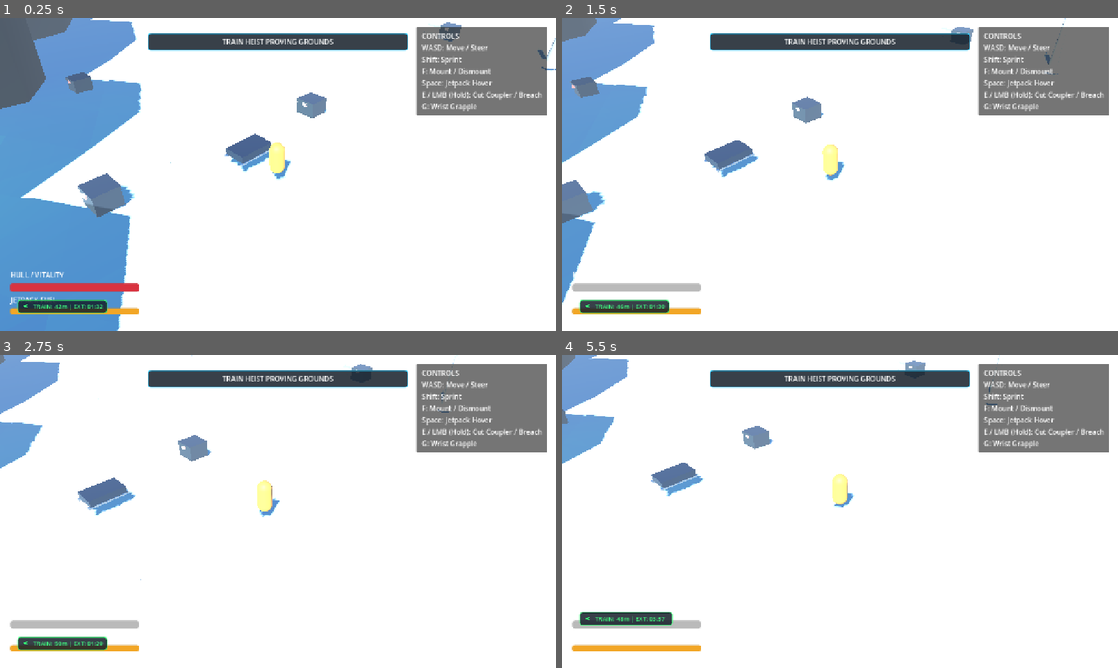
Above: before the commit, frames 1-4 (two rows, left to right).
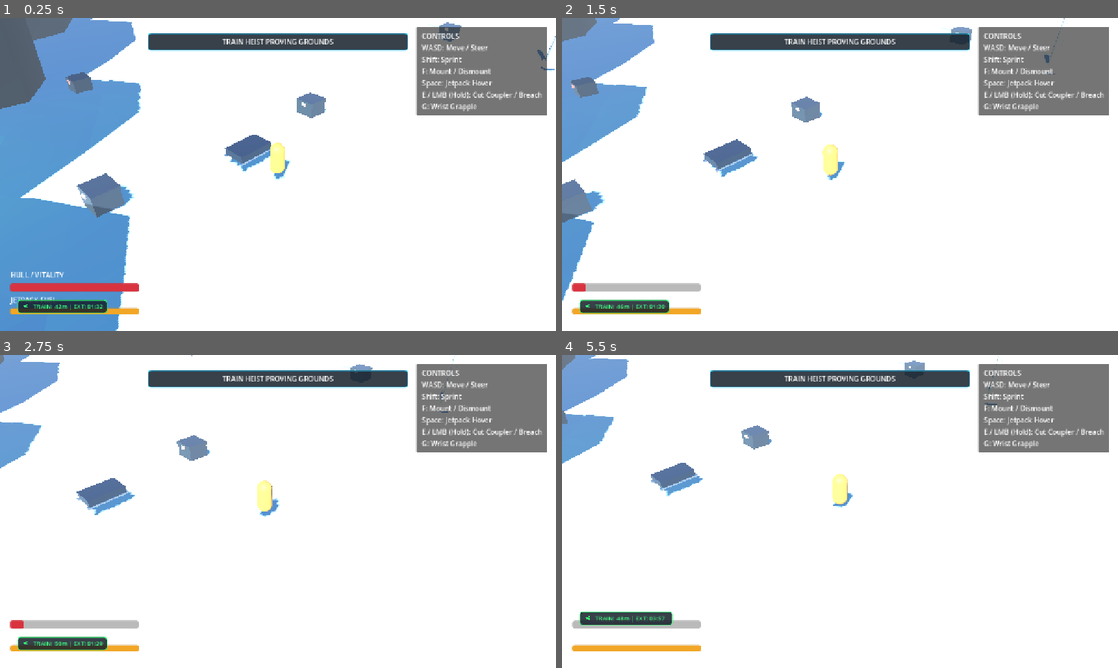
Above: after the commit, the same moments.

Repository: mcintalmo/drift
Game: Godot game, scene res://scenes/world/ActiveTrainHeistSector.tscn
The game is run twice, just before and just after one commit, with the same random seed, the same clock (stepped at 60 frames per second) and the same inputs. This scene is started directly instead of the project's main scene.
Inputs (mouse positions are in pixels of both pictures, inside the frame that each line leads up to):
- Up to frame 1 (0.25 s): no input
- Up to frame 2 (1.5 s): tap Enter (ui_accept) at 0.5, 0.77 s; move the mouse to (962, 158) at 0.52 s; hold D (steer_right) 0.53-1.25 s; hold E (pilot_interact) 0.53-1.25 s; click (962, 158) at 0.8 s; drag from (728, 190) to (812, 237) at 1.27 s
- Up to frame 3 (2.75 s): move the mouse to (333, 442) at 2.02 s; hold D (steer_right) from 2.03 s (still down); hold F (pilot_mount_dismount) from 2.03 s (still down); tap E (pilot_interact) at 2.3 s
- Up to frame 4 (5.5 s): release D (steer_right) at 2.75 s; release F (pilot_mount_dismount) at 2.75 s; drag from (812, 574) to (673, 464) at 2.77 s; move the mouse to (1006, 558) at 3.52 s; press the mouse at (1006, 558) at 3.53 s; hold Q (pilot_lean_left) 3.53-4.25 s; tap Enter (ui_accept) at 3.77, 4.25, 5 s; tap F (pilot_mount_dismount) at 3.8 s; release the mouse at (1006, 558) at 4.25 s; drag from (673, 464) to (756, 433) at 4.27 s; move the mouse to (867, 511) at 5.02 s; press the mouse at (867, 511) at 5.03 s; hold S (brake_reverse) from 5.03 s (still down); tap G (pilot_wrist_grapple) at 5.1 s

The runs differ from the first frame. In frame 1, 0.5% of the frame differs, in the area x 3-100%, y 0-100%; in frame 2, 0.6%, in the area x 0-91%, y 0-92%; in frame 3, 0.3%; in frame 4, 0.4%.

Commit message:
Create hollow boxcars with sliding doors and hold-to-interact looting/unlocking

Diff:
--- a/scenes/containers/GroundCrate.tscn
+++ b/scenes/containers/GroundCrate.tscn
@@ -31,7 +31,7 @@
 material = SubResource("StandardMaterial3D_lock_red")
 size = Vector3(0.3, 0.2, 0.15)
 
-[node name="GroundCrate" type="StaticBody3D"]
+[node name="GroundCrate" type="StaticBody3D" groups=["loot_crates"]]
 collision_layer = 1
 collision_mask = 6
 script = ExtResource("1_crate")
--- a/scenes/entities/train/ArmoredBoxcar.tscn
+++ b/scenes/entities/train/ArmoredBoxcar.tscn
@@ -6,31 +6,69 @@
 [ext_resource type="Script" path="res://scripts/components/grapple_anchor_component.gd" id="4_anchor"]
 [ext_resource type="PackedScene" path="res://scenes/containers/GroundCrate.tscn" id="5_crate"]
 
-[sub_resource type="BoxShape3D" id="BoxShape3D_body"]
-size = Vector3(4.2, 4.4, 9.8)
-
-[sub_resource type="StandardMaterial3D" id="StandardMaterial3D_rust"]
-albedo_color = Color(0.48, 0.26, 0.18, 1)
-metallic = 0.55
-roughness = 0.7
-
-[sub_resource type="BoxMesh" id="BoxMesh_body"]
-material = SubResource("StandardMaterial3D_rust")
-size = Vector3(4.0, 3.8, 9.8)
+[sub_resource type="BoxShape3D" id="BoxShape3D_floor"]
+size = Vector3(4.2, 0.4, 9.8)
+
+[sub_resource type="BoxShape3D" id="BoxShape3D_roof"]
+size = Vector3(4.2, 0.4, 9.8)
+
+[sub_resource type="BoxShape3D" id="BoxShape3D_end_wall"]
+size = Vector3(4.2, 3.8, 0.4)
+
+[sub_resource type="BoxShape3D" id="BoxShape3D_right_wall"]
+size = Vector3(0.3, 3.8, 9.8)
+
+[sub_resource type="BoxShape3D" id="BoxShape3D_door_flank"]
+size = Vector3(0.3, 3.8, 3.2)
+
+[sub_resource type="BoxShape3D" id="BoxShape3D_lintel"]
+size = Vector3(0.3, 0.6, 3.4)
+
+[sub_resource type="BoxShape3D" id="BoxShape3D_door_leaf"]
+size = Vector3(0.3, 3.2, 3.4)
+
+[sub_resource type="StandardMaterial3D" id="StandardMaterial3D_hull"]
+albedo_color = Color(0.44, 0.24, 0.16, 1)
+metallic = 0.6
+roughness = 0.65
+
+[sub_resource type="BoxMesh" id="BoxMesh_floor"]
+material = SubResource("StandardMaterial3D_hull")
+size = Vector3(4.0, 0.3, 9.8)
+
+[sub_resource type="BoxMesh" id="BoxMesh_roof"]
+material = SubResource("StandardMaterial3D_hull")
+size = Vector3(4.0, 0.3, 9.8)
+
+[sub_resource type="BoxMesh" id="BoxMesh_end_wall"]
+material = SubResource("StandardMaterial3D_hull")
+size = Vector3(4.0, 3.8, 0.3)
+
+[sub_resource type="BoxMesh" id="BoxMesh_right_wall"]
+material = SubResource("StandardMaterial3D_hull")
+size = Vector3(0.2, 3.8, 9.8)
+
+[sub_resource type="BoxMesh" id="BoxMesh_door_flank"]
+material = SubResource("StandardMaterial3D_hull")
+size = Vector3(0.2, 3.8, 3.2)
+
+[sub_resource type="BoxMesh" id="BoxMesh_lintel"]
+material = SubResource("StandardMaterial3D_hull")
+size = Vector3(0.2, 0.6, 3.4)
 
 [sub_resource type="StandardMaterial3D" id="StandardMaterial3D_door"]
-albedo_color = Color(0.32, 0.35, 0.38, 1)
-metallic = 0.8
-roughness = 0.45
+albedo_color = Color(0.28, 0.32, 0.36, 1)
+metallic = 0.85
+roughness = 0.4
 
 [sub_resource type="BoxMesh" id="BoxMesh_door"]
 material = SubResource("StandardMaterial3D_door")
-size = Vector3(0.18, 3.0, 3.2)
+size = Vector3(0.18, 3.2, 3.4)
 
 [sub_resource type="StandardMaterial3D" id="StandardMaterial3D_mag_lock"]
-albedo_color = Color(0.9, 0.2, 0.1, 1)
+albedo_color = Color(0.95, 0.2, 0.1, 1)
 emission_enabled = true
-emission = Color(1, 0.15, 0.1, 1)
+emission = Color(1, 0.2, 0.1, 1)
 emission_energy_multiplier = 4.0
 
 [sub_resource type="BoxMesh" id="BoxMesh_lock"]
@@ -38,7 +76,7 @@
 size = Vector3(0.4, 0.4, 0.4)
 
 [sub_resource type="BoxShape3D" id="BoxShape3D_lock_hurtbox"]
-size = Vector3(0.8, 0.8, 0.8)
+size = Vector3(0.9, 0.9, 0.9)
 
 [node name="ArmoredBoxcar" type="AnimatableBody3D" groups=["train_convoy"]]
 collision_layer = 1
@@ -48,34 +86,96 @@
 car_width_m = 4.0
 car_height_m = 4.4
 
-[node name="BoxcarCollision" type="CollisionShape3D" parent="."]
-transform = Transform3D(1, 0, 0, 0, 1, 0, 0, 0, 1, 0, 2.2, 0)
-shape = SubResource("BoxShape3D_body")
+[node name="FloorCollision" type="CollisionShape3D" parent="."]
+transform = Transform3D(1, 0, 0, 0, 1, 0, 0, 0, 1, 0, 0.2, 0)
+shape = SubResource("BoxShape3D_floor")
+
+[node name="RoofCollision" type="CollisionShape3D" parent="."]
+transform = Transform3D(1, 0, 0, 0, 1, 0, 0, 0, 1, 0, 4.25, 0)
+shape = SubResource("BoxShape3D_roof")
+
+[node name="FrontWallCollision" type="CollisionShape3D" parent="."]
+transform = Transform3D(1, 0, 0, 0, 1, 0, 0, 0, 1, 0, 2.2, -4.7)
+shape = SubResource("BoxShape3D_end_wall")
+
+[node name="RearWallCollision" type="CollisionShape3D" parent="."]
+transform = Transform3D(1, 0, 0, 0, 1, 0, 0, 0, 1, 0, 2.2, 4.7)
+shape = SubResource("BoxShape3D_end_wall")
+
+[node name="RightWallCollision" type="CollisionShape3D" parent="."]
+transform = Transform3D(1, 0, 0, 0, 1, 0, 0, 0, 1, 2.05, 2.2, 0)
+shape = SubResource("BoxShape3D_right_wall")
+
+[node name="LeftWallFrontCollision" type="CollisionShape3D" parent="."]
+transform = Transform3D(1, 0, 0, 0, 1, 0, 0, 0, 1, -2.05, 2.2, -3.2)
+shape = SubResource("BoxShape3D_door_flank")
+
+[node name="LeftWallRearCollision" type="CollisionShape3D" parent="."]
+transform = Transform3D(1, 0, 0, 0, 1, 0, 0, 0, 1, -2.05, 2.2, 3.2)
+shape = SubResource("BoxShape3D_door_flank")
+
+[node name="LeftLintelCollision" type="CollisionShape3D" parent="."]
+transform = Transform3D(1, 0, 0, 0, 1, 0, 0, 0, 1, -2.05, 3.8, 0)
+shape = SubResource("BoxShape3D_lintel")
+
+[node name="DoorCollision" type="CollisionShape3D" parent="."]
+transform = Transform3D(1, 0, 0, 0, 1, 0, 0, 0, 1, -2.05, 2.0, 0)
+shape = SubResource("BoxShape3D_door_leaf")
 
 [node name="VisualModel" type="Node3D" parent="."]
 
-[node name="BodyMesh" type="MeshInstance3D" parent="VisualModel"]
-transform = Transform3D(1, 0, 0, 0, 1, 0, 0, 0, 1, 0, 2.1, 0)
-mesh = SubResource("BoxMesh_body")
+[node name="FloorMesh" type="MeshInstance3D" parent="VisualModel"]
+transform = Transform3D(1, 0, 0, 0, 1, 0, 0, 0, 1, 0, 0.15, 0)
+mesh = SubResource("BoxMesh_floor")
+
+[node name="RoofMesh" type="MeshInstance3D" parent="VisualModel"]
+transform = Transform3D(1, 0, 0, 0, 1, 0, 0, 0, 1, 0, 4.25, 0)
+mesh = SubResource("BoxMesh_roof")
+
+[node name="FrontWallMesh" type="MeshInstance3D" parent="VisualModel"]
+transform = Transform3D(1, 0, 0, 0, 1, 0, 0, 0, 1, 0, 2.2, -4.75)
+mesh = SubResource("BoxMesh_end_wall")
+
+[node name="RearWallMesh" type="MeshInstance3D" parent="VisualModel"]
+transform = Transform3D(1, 0, 0, 0, 1, 0, 0, 0, 1, 0, 2.2, 4.75)
+mesh = SubResource("BoxMesh_end_wall")
+
+[node name="RightWallMesh" type="MeshInstance3D" parent="VisualModel"]
+transform = Transform3D(1, 0, 0, 0, 1, 0, 0, 0, 1, 2.0, 2.2, 0)
+mesh = SubResource("BoxMesh_right_wall")
+
+[node name="LeftWallFrontMesh" type="MeshInstance3D" parent="VisualModel"]
+transform = Transform3D(1, 0, 0, 0, 1, 0, 0, 0, 1, -2.0, 2.2, -3.2)
+mesh = SubResource("BoxMesh_door_flank")
+
+[node name="LeftWallRearMesh" type="MeshInstance3D" parent="VisualModel"]
+transform = Transform3D(1, 0, 0, 0, 1, 0, 0, 0, 1, -2.0, 2.2, 3.2)
+mesh = SubResource("BoxMesh_door_flank")
+
+[node name="LeftLintelMesh" type="MeshInstance3D" parent="VisualModel"]
+transform = Transform3D(1, 0, 0, 0, 1, 0, 0, 0, 1, -2.0, 3.8, 0)
+mesh = SubResource("BoxMesh_lintel")
 
 [node name="LeftSlidingDoor" type="MeshInstance3D" parent="VisualModel"]
-transform = Transform3D(1, 0, 0, 0, 1, 0, 0, 0, 1, -2.05, 1.9, 0)
+transform = Transform3D(1, 0, 0, 0, 1, 0, 0, 0, 1, -2.08, 2.0, 0)
 mesh = SubResource("BoxMesh_door")
 
-[node name="RightSlidingDoor" type="MeshInstance3D" parent="VisualModel"]
-transform = Transform3D(1, 0, 0, 0, 1, 0, 0, 0, 1, 2.05, 1.9, 0)
-mesh = SubResource("BoxMesh_door")
-
 [node name="MagneticLock" type="MeshInstance3D" parent="VisualModel"]
-transform = Transform3D(1, 0, 0, 0, 1, 0, 0, 0, 1, -2.15, 1.9, 0)
+transform = Transform3D(1, 0, 0, 0, 1, 0, 0, 0, 1, -2.18, 2.0, 0)
 mesh = SubResource("BoxMesh_lock")
+
+[node name="InteriorWorkLight" type="OmniLight3D" parent="."]
+transform = Transform3D(1, 0, 0, 0, 1, 0, 0, 0, 1, 0, 3.6, 0)
+light_color = Color(1, 0.82, 0.5, 1)
+light_energy = 3.5
+omni_range = 12.0
 
 [node name="DoorHealthComponent" type="Node" parent="."]
 script = ExtResource("2_health")
 max_health = 60.0
 
 [node name="DoorHurtbox" type="Area3D" parent="." node_paths=PackedStringArray("health_component")]
-transform = Transform3D(1, 0, 0, 0, 1, 0, 0, 0, 1, -2.1, 1.9, 0)
+transform = Transform3D(1, 0, 0, 0, 1, 0, 0, 0, 1, -2.15, 2.0, 0)
 collision_layer = 16
 collision_mask = 8
 script = ExtResource("3_hurtbox")
@@ -86,15 +186,15 @@
 shape = SubResource("BoxShape3D_lock_hurtbox")
 
 [node name="RoofGrappleAnchor" type="Node3D" parent="." groups=["grapple_anchors"]]
-transform = Transform3D(1, 0, 0, 0, 1, 0, 0, 0, 1, 0, 4.2, 0)
+transform = Transform3D(1, 0, 0, 0, 1, 0, 0, 0, 1, 0, 4.4, 0)
 script = ExtResource("4_anchor")
 anchor_type = 2
 is_roof_boarding_anchor = true
 
 [node name="VaultCrate1" parent="." instance=ExtResource("5_crate")]
-transform = Transform3D(1, 0, 0, 0, 1, 0, 0, 0, 1, 0, 0.5, -2.0)
+transform = Transform3D(1, 0, 0, 0, 1, 0, 0, 0, 1, 0.8, 0.5, -2.2)
 crate_variant = 2
 
 [node name="VaultCrate2" parent="." instance=ExtResource("5_crate")]
-transform = Transform3D(1, 0, 0, 0, 1, 0, 0, 0, 1, 0, 0.5, 2.0)
+transform = Transform3D(1, 0, 0, 0, 1, 0, 0, 0, 1, 0.8, 0.5, 2.2)
 crate_variant = 1
--- a/scripts/entities/world/ground_crate.gd
+++ b/scripts/entities/world/ground_crate.gd
@@ -32,18 +32,34 @@
 
 	_populate_loot()
 
-## Handles player interaction with first-time loot channel
+## Handles player hold-to-interact looting and unlocking channel
 func interact_loot(player: Node3D, donut: Node, on_open_inventory: Callable) -> void:
-	if is_searched and not is_locked:
-		# Already unlocked and searched: instant access
-		if on_open_inventory.is_valid():
-			on_open_inventory.call()
+	if not is_locked:
+		# Unlocked crate: quick 0.35s channel to open inventory screen
+		if donut and donut.has_method("start_channel"):
+			loot_search_started.emit()
+			donut.start_channel(
+				"Opening Cargo Crate...",
+				0.35,
+				func() -> void:
+					loot_search_completed.emit()
+					if on_open_inventory.is_valid():
+						on_open_inventory.call(),
+				func() -> void:
+					pass,
+				self,
+				player,
+				3.8
+			)
+		else:
+			if on_open_inventory.is_valid():
+				on_open_inventory.call()
 		return
 
 	if donut and donut.has_method("start_channel"):
 		loot_search_started.emit()
 		donut.start_channel(
-			"Searching Crate...",
+			"Unlocking Crate...",
 			search_duration,
 			func() -> void:
 				is_searched = true
@@ -53,9 +69,9 @@
 					on_open_inventory.call(),
 			func() -> void:
 				pass, # Cancelled
-			self,
+			lock_mesh if lock_mesh else self,
 			player,
-			3.5
+			3.8
 		)
 	else:
 		# Fallback if no donut provided
@@ -82,11 +98,12 @@
 	if hurtbox:
 		hurtbox.is_invulnerable = true
 
-	# Rotate lid open
+	# Smoothly rotate lid open
 	if lid_mesh:
-		lid_mesh.rotation_degrees.x = -55.0
-		lid_mesh.position.y = 1.3
-		lid_mesh.position.z = -0.3
+		var tw: Tween = create_tween()
+		tw.tween_property(lid_mesh, "rotation_degrees:x", -65.0, 0.4).set_trans(Tween.TRANS_QUAD).set_ease(Tween.EASE_OUT)
+		tw.parallel().tween_property(lid_mesh, "position:y", 1.25, 0.4)
+		tw.parallel().tween_property(lid_mesh, "position:z", -0.35, 0.4)
 
 	# Turn lock light green
 	if lock_mesh:
--- a/scripts/entities/world/train_car.gd
+++ b/scripts/entities/world/train_car.gd
@@ -118,13 +118,17 @@
 	if door_hurtbox:
 		door_hurtbox.is_invulnerable = true
 
+	var door_col: CollisionShape3D = get_node_or_null("DoorCollision") as CollisionShape3D
+	if door_col:
+		door_col.set_deferred("disabled", true)
+
 	# Slide Left & Right Doors Open
 	if left_door:
 		var tw_l: Tween = create_tween()
-		tw_l.tween_property(left_door, "position:z", left_door.position.z + 2.8, 0.6).set_trans(Tween.TRANS_QUAD).set_ease(Tween.EASE_OUT)
+		tw_l.tween_property(left_door, "position:z", left_door.position.z + 3.0, 0.6).set_trans(Tween.TRANS_QUAD).set_ease(Tween.EASE_OUT)
 	if right_door:
 		var tw_r: Tween = create_tween()
-		tw_r.tween_property(right_door, "position:z", right_door.position.z - 2.8, 0.6).set_trans(Tween.TRANS_QUAD).set_ease(Tween.EASE_OUT)
+		tw_r.tween_property(right_door, "position:z", right_door.position.z - 3.0, 0.6).set_trans(Tween.TRANS_QUAD).set_ease(Tween.EASE_OUT)
 
 	# Turn lock light green
 	if lock_vis:
@@ -187,7 +191,7 @@
 		forward_speed_ms = speed
 
 func _setup_geometry_if_missing() -> void:
-	if get_node_or_null("BoxcarCollision"):
+	if get_node_or_null("BoxcarCollision") or get_node_or_null("FloorCollision") or get_node_or_null("LocoCollision") or get_node_or_null("HitchCollision"):
 		return
 
 	# Solid Boxcar Platform Collision (Floor + Roof + Walls)
--- a/scripts/state_machine/pilot_states/pilot_walking_state.gd
+++ b/scripts/state_machine/pilot_states/pilot_walking_state.gd
@@ -14,14 +14,14 @@
 
 	var riding_car: TrainCar = _get_riding_train_car()
 
-	# State transition: Just landed on moving train roof from the air/grapple
+	# State transition: Just landed on moving train roof or interior floor from air/grapple
 	if riding_car and not _prev_riding_car:
-		# Reset horizontal velocity to local frame (standing still on roof)
+		# Reset horizontal velocity to local frame (standing still on train platform)
 		pilot.velocity.x = 0.0
 		pilot.velocity.z = 0.0
 		pilot.velocity.y = -2.0
 
-	# State transition: Just stepped or fell off the train roof into the open air
+	# State transition: Just stepped or fell off the train into open air
 	if not riding_car and _prev_riding_car and delta > 0.0:
 		# Transfer full train forward velocity into the air
 		pilot.velocity += (_prev_riding_car.delta_displacement / delta)
@@ -31,7 +31,7 @@
 	# Check jetpack / jump trigger
 	if Input.is_action_pressed(&"pilot_jump_jetpack") and jetpack and jetpack.has_fuel():
 		if riding_car and delta > 0.0:
-			# Impart full train platform momentum when launching off the moving roof
+			# Impart full train platform momentum when launching off the moving platform
 			pilot.velocity += (riding_car.delta_displacement / delta)
 			_prev_riding_car = null
 		transition_requested.emit(&"JetpackState")
@@ -52,17 +52,29 @@
 				if w_comp and w_comp.get("is_tethered") == true and w_comp.has_method("detach_tether"):
 					w_comp.call("detach_tether")
 
-	# Hold-to-Interact Plasma Torch / Coupler Cutting Channel (E / F / LMB)
-	var is_interact_held: bool = Input.is_action_pressed(&"pilot_interact") or Input.is_action_pressed(&"pilot_melee_breach")
+	# Hold-to-Interact Channel (E / F / LMB) for Crates, Doors, and Couplers
+	var is_interact_held: bool = (
+		Input.is_action_pressed(&"pilot_interact") or
+		Input.is_action_pressed(&"pilot_mount_dismount") or
+		Input.is_action_pressed(&"pilot_melee_breach")
+	)
 	var donut: ActionProgressDonut = _get_action_donut()
 
 	if is_interact_held:
 		if donut and not donut.is_channeling:
 			var target_interactable: Node = _find_nearby_interact_target()
-			if target_interactable and target_interactable.has_method("interact_plasma_torch"):
-				target_interactable.call("interact_plasma_torch", pilot, donut)
+			if target_interactable:
+				if target_interactable is GroundCrate:
+					var crate: GroundCrate = target_interactable as GroundCrate
+					var inv_ui: HexInventoryUI = _get_inventory_ui()
+					crate.interact_loot(pilot, donut, func() -> void:
+						if inv_ui:
+							inv_ui.open_contextual_inventory()
+					)
+				elif target_interactable.has_method("interact_plasma_torch"):
+					target_interactable.call("interact_plasma_torch", pilot, donut)
 	else:
-		# Released interact/attack button while channeling -> cancel and reset donut
+		# Released interact/attack button while channeling -> cancel and reset donut to 0
 		if donut and donut.is_channeling:
 			donut.cancel_channel()
 
@@ -119,14 +131,14 @@
 			if absf(riding_car.delta_yaw_rad) > 0.00001:
 				pilot.rotate_y(riding_car.delta_yaw_rad)
 
-		# Relative locomotion along moving train roof
+		# Relative locomotion along moving train roof or interior floor
 		if input_dir.length() > 0.05:
 			var target_vx: float = actual_move_vec.x * move_speed
 			var target_vz: float = actual_move_vec.z * move_speed
 			pilot.velocity.x = move_toward(pilot.velocity.x, target_vx, 25.0 * delta)
 			pilot.velocity.z = move_toward(pilot.velocity.z, target_vz, 25.0 * delta)
 		else:
-			# Standing still relative to roof
+			# Standing still relative to train floor
 			pilot.velocity.x = move_toward(pilot.velocity.x, 0.0, 35.0 * delta)
 			pilot.velocity.z = move_toward(pilot.velocity.z, 0.0, 35.0 * delta)
 
@@ -170,15 +182,29 @@
 
 	pilot.move_and_slide()
 
-## Finds nearest interactable coupler or lock within interaction range
+## Finds nearest interactable crate, door, or coupler within interaction range
 func _find_nearby_interact_target() -> Node:
 	if not pilot or not pilot.is_inside_tree():
 		return null
 
 	var p_pos: Vector3 = pilot.global_position
-	var min_dist: float = 4.2
+	var min_dist: float = 4.5
 	var best_target: Node = null
 
+	# 1. Prioritize nearby loot crates inside boxcar or on ground
+	var crates: Array[Node] = pilot.get_tree().get_nodes_in_group(&"loot_crates")
+	for c_node: Node in crates:
+		if is_instance_valid(c_node):
+			var c_pos: Vector3 = c_node.global_position if c_node.is_inside_tree() else (c_node as Node3D).position
+			var dist: float = p_pos.distance_to(c_pos)
+			if dist < 3.2 and dist < min_dist:
+				min_dist = dist
+				best_target = c_node
+
+	if best_target:
+		return best_target
+
+	# 2. Check train convoy nodes (Hitch platforms and Boxcars)
 	var convoy: Array[Node] = pilot.get_tree().get_nodes_in_group(&"train_convoy")
 	for node: Node in convoy:
 		if is_instance_valid(node):
@@ -198,7 +224,15 @@
 		return donuts[0] as ActionProgressDonut
 	return null
 
-## Detects if the pilot is standing on or riding a TrainCar or CircularHitchPlatform
+func _get_inventory_ui() -> HexInventoryUI:
+	if not pilot or not pilot.is_inside_tree():
+		return null
+	var uis: Array[Node] = pilot.get_tree().root.find_children("*HexInventoryUI*", "HexInventoryUI", true, false)
+	if not uis.is_empty() and uis[0] is HexInventoryUI:
+		return uis[0] as HexInventoryUI
+	return null
+
+## Detects if the pilot is standing on or riding a TrainCar, CircularHitchPlatform, or inside Boxcar
 func _get_riding_train_car() -> TrainCar:
 	if not pilot or not pilot.is_inside_tree():
 		return null
@@ -227,14 +261,14 @@
 			if car:
 				return car
 
-	# 3. Proximity check within train car roof or turntable local bounding box
+	# 3. Proximity check within train car roof, interior cabin floor, or turntable local bounding box
 	var convoy: Array[Node] = pilot.get_tree().get_nodes_in_group(&"train_convoy")
 	for node: Node in convoy:
 		if node is TrainCar and node.visible:
 			var car: TrainCar = node as TrainCar
 			var local_pos: Vector3 = car.global_transform.affine_inverse() * pilot.global_position
-			# Enlarged train car & turntable bounds
-			if absf(local_pos.x) <= 2.4 and absf(local_pos.z) <= 5.8 and local_pos.y >= 0.4 and local_pos.y <= 5.8:
+			# Enlarged train car bounds: X in [-2.4, 2.4], Z in [-5.8, 5.8], Y in [0.2, 5.8] (covers inside cabin & roof)
+			if absf(local_pos.x) <= 2.4 and absf(local_pos.z) <= 5.8 and local_pos.y >= 0.2 and local_pos.y <= 5.8:
 				return car
 
 	return null
Not shown: 1 places in scenes/entities/train/ArmoredBoxcar.tscn that only renumber resources
